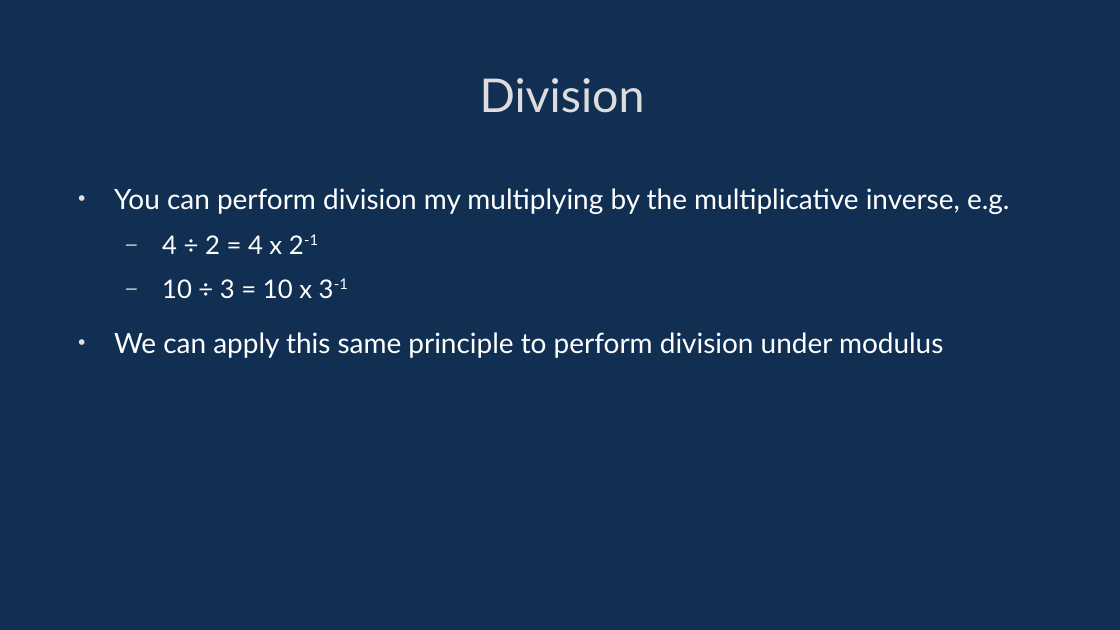
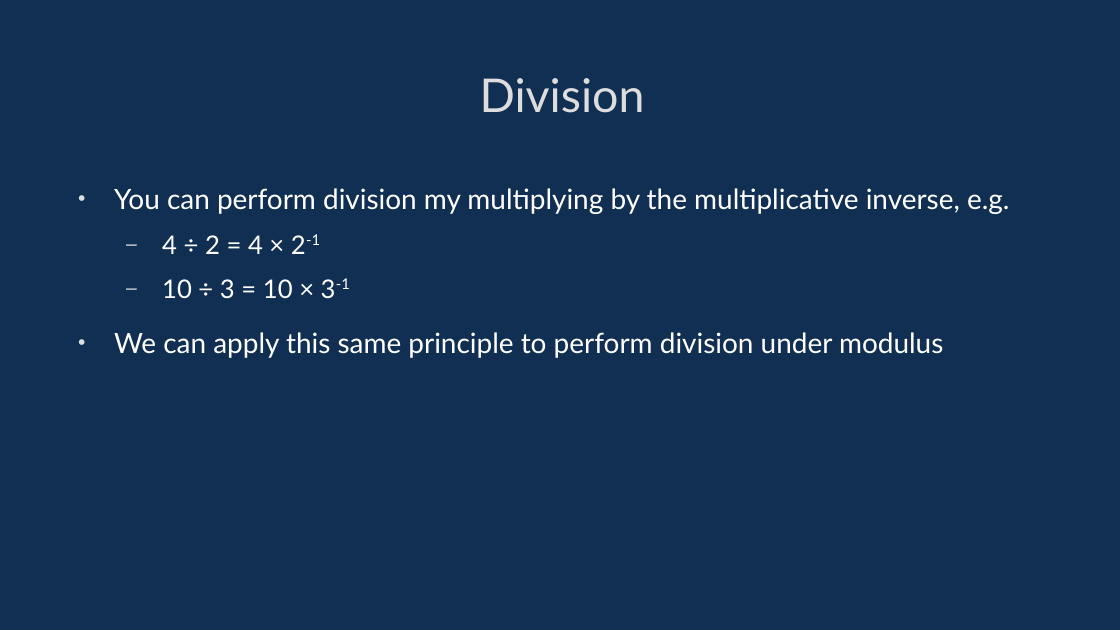
Before and after one commit to davidgundry/maths22-23, a slide deck: slide 58 of slides/maths-2-modular-arithmetic.odp. Drawn at 1120x630 pixels with LibreOffice and Linux fonts; fonts in the diff are those of the drawing. Boxes give left, top, right and bottom in pixels: in the first picture for what was removed or moved away, otherwise in the second. Text is boxed around its words. In the diff, an @@ line names an element or a change of style, - is before the commit and + after.

```diff
--- a/slides/maths-2-modular-arithmetic.odp
+++ b/slides/maths-2-modular-arithmetic.odp
@@ text at (x1=162, y1=234, x2=350, y2=299): text changed @@
-  – 4 ÷ 2 = 4 x 2-1
-  – 10 ÷ 3 = 10 x 3-1
+  – 4 ÷ 2 = 4 × 2-1
+  – 10 ÷ 3 = 10 × 3-1
```
Also in this commit, not shown: 10 other slides changed, 10 other files.
